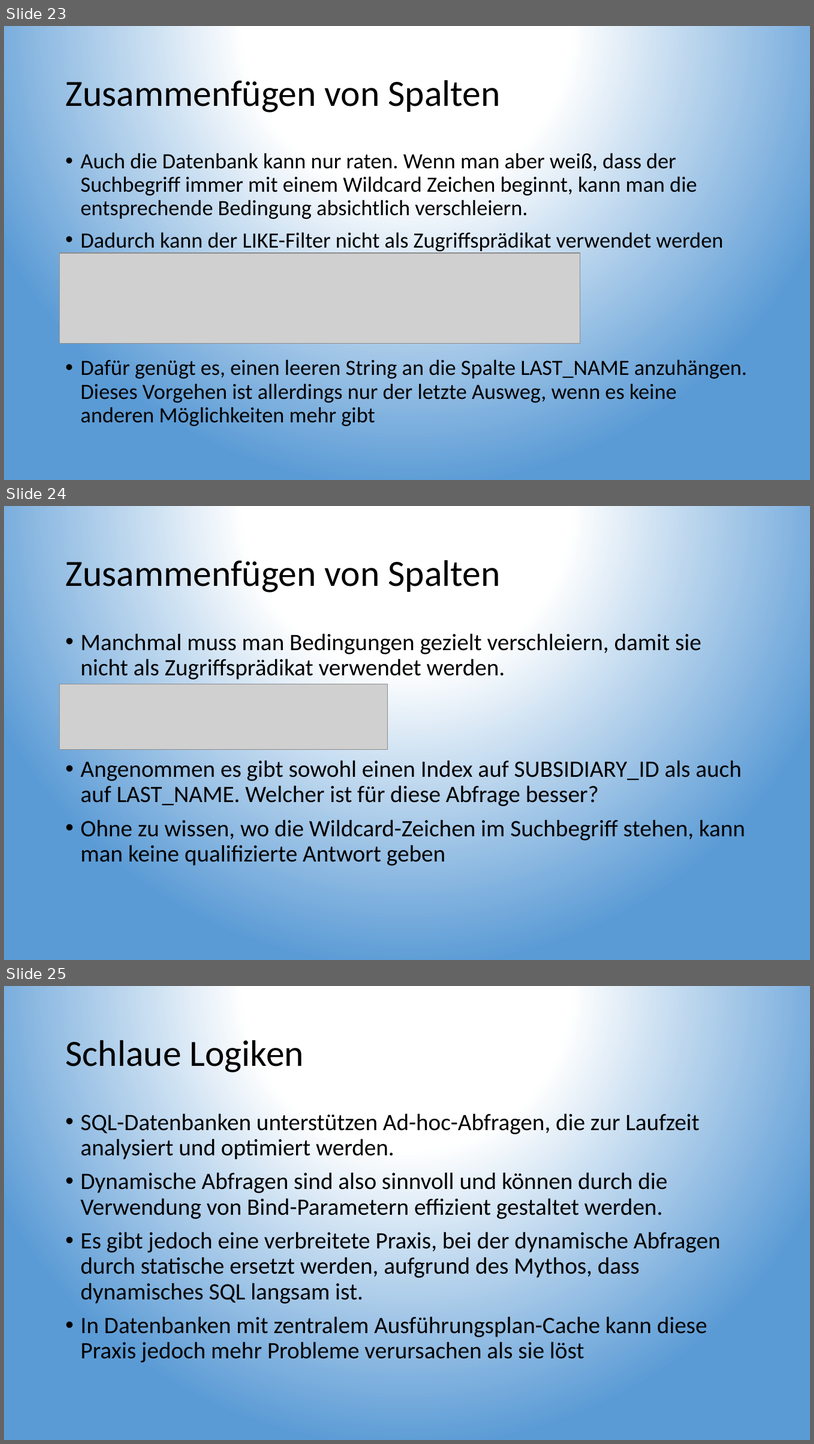
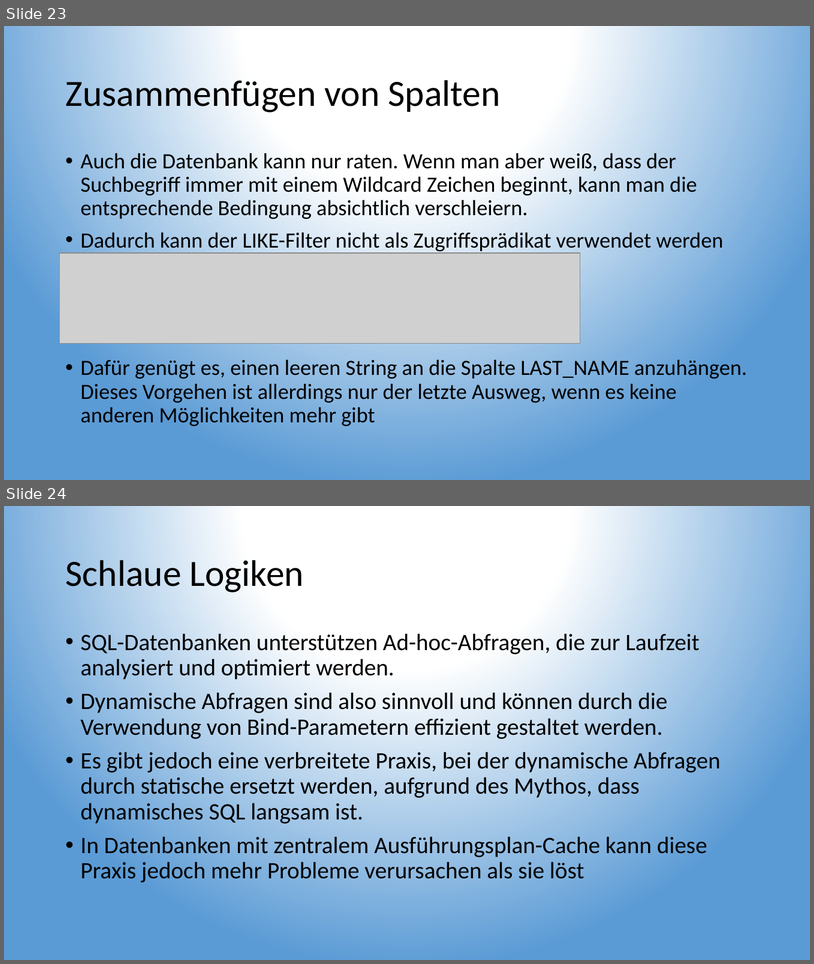
Before and after one commit to TobiaszMylak/DBI-Pr-sentation, a slide deck: DBI Präsentation Gruppe 2 - Ganzes Thema.pptx. Shown one above the other, each under a label of ours: slides 23, 24 and 25 before the commit, slides 23 and 24 after it. The pictures are 814x1444 and 814x964 pixels, drawn with LibreOffice and Linux fonts; fonts in the diff are those of the drawing; grey boxes stand for pictures. Boxes give left, top, right and bottom in pixels: in the first picture for what was removed or moved away, otherwise in the second. Text is boxed around its words. In the diff, an @@ line names an element or a change of style, - is before the commit and + after.

```diff
--- a/DBI Präsentation Gruppe 2 - Ganzes Thema.pptx
+++ b/DBI Präsentation Gruppe 2 - Ganzes Thema.pptx
@@ slide 24 removed at (4, 506, 810, 960), background gradient #FFFFFF to #5B9BD5 @@
@@ title removed at (65, 555, 501, 595) @@
-Zusammenfügen von Spalten
@@ text removed at (81, 633, 746, 865) @@
-• Manchmal muss man Bedingungen gezielt verschleiern, damit sie nicht als Zugriffsprädikat verwendet werden.
-• Angenommen es gibt sowohl einen Index auf SUBSIDIARY_ID als auch auf LAST_NAME. Welcher ist für diese Abfrage besser?
-• Ohne zu wissen, wo die Wildcard-Zeichen im Suchbegriff stehen, kann man keine qualifizierte Antwort geben
@@ picture removed at (60, 684, 387, 749) @@
@@ what was slide 25 is now slide 24 @@
```
Also in this commit, not shown: 1 slide changed.
